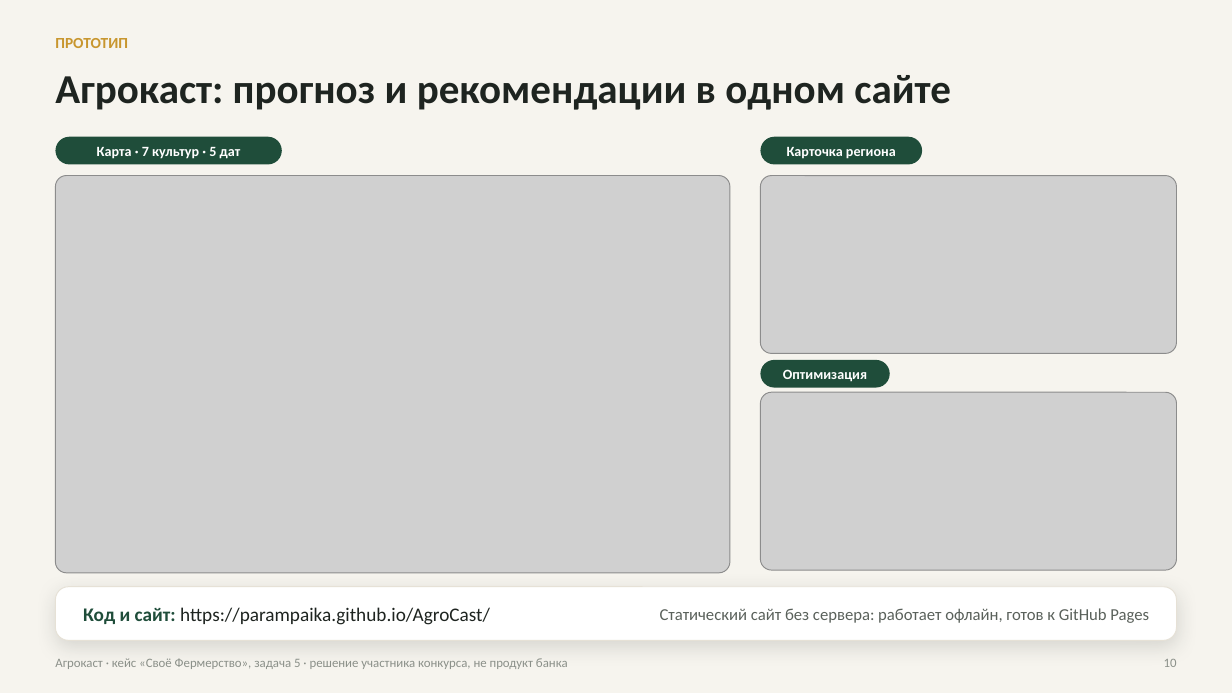
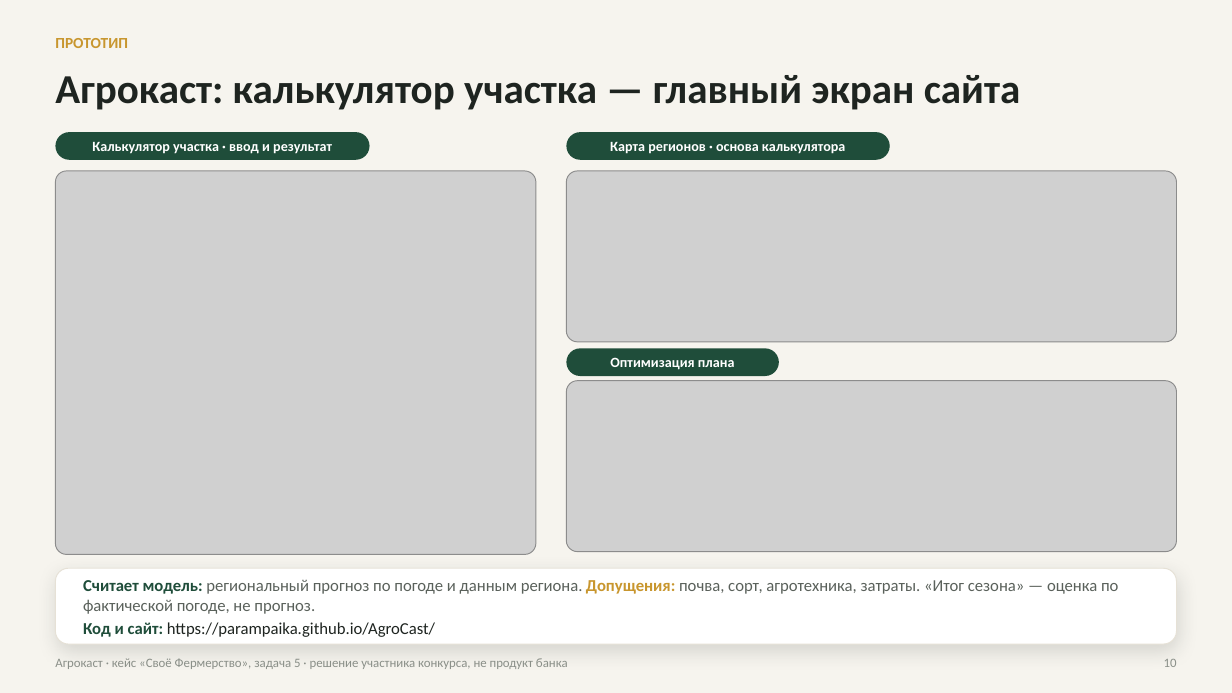
Before and after one commit to Parampaika/AgroCast, a slide deck: slide 10 of deck/out/agrokast_presentation.pptx. Drawn at 1232x693 pixels with LibreOffice and Linux fonts; fonts in the diff are those of the drawing; grey boxes stand for pictures. Boxes give left, top, right and bottom in pixels: in the first picture for what was removed or moved away, otherwise in the second. Text is boxed around its words. In the diff, an @@ line names an element or a change of style, - is before the commit and + after.

```diff
--- a/deck/out/agrokast_presentation.pptx
+++ b/deck/out/agrokast_presentation.pptx
@@ title at (55,75,1021,110): text changed @@
-Агрокаст: прогноз и рекомендации в одном сайте
+Агрокаст: калькулятор участка — главный экран сайта
@@ rounded rectangle "Калькулятор участка · ввод и ...": place and size @@
-rounded rectangle "Калькулятор участка · ввод и ..." at (55,137,282,165)
+rounded rectangle "Калькулятор участка · ввод и ..." at (55,132,370,160)
@@ text in rounded rectangle at (92,142,332,154): text changed @@
-Карта · 7 культур · 5 дат
+Калькулятор участка · ввод и результат
@@ rounded rectangle "Карта регионов · основа калькулятора": place and size @@
-rounded rectangle "Карта регионов · основа калькулятора" at (761,137,922,165)
+rounded rectangle "Карта регионов · основа калькулятора" at (567,132,890,160)
@@ text in rounded rectangle at (610,142,845,154): text changed @@
-Карточка региона
+Карта регионов · основа калькулятора
@@ picture: place and size @@
-picture at (55,176,730,573)
+picture at (55,171,536,555)
@@ picture: place and size @@
-picture at (761,176,1177,353)
+picture at (567,171,1177,342)
@@ rounded rectangle "Оптимизация плана": place and size @@
-rounded rectangle "Оптимизация плана" at (761,360,890,387)
+rounded rectangle "Оптимизация плана" at (567,348,779,376)
@@ text in rounded rectangle at (610,357,735,370): text changed @@
-Оптимизация
+Оптимизация плана
@@ picture: place and size @@
-picture at (761,393,1177,570)
+picture at (567,381,1177,552)
@@ rounded rectangle: place and size @@
-rounded rectangle at (55,587,1177,640)
+rounded rectangle at (55,568,1177,644)
@@ rounded rectangle at (55,568,1177,644): proportions changed @@
@@ text at (83,580,1118,614): paragraph added @@
+Считает модель: региональный прогноз по погоде и данным региона. Допущения: почва, сорт, агротехника, затраты. «Итог сезона» — оценка по фактической погоде, не прогноз.
@@ text "Считает модель: региональный прогноз по ...": place and size @@
-text "Считает модель: региональный прогноз по ..." at (83,607,490,625)
+text "Считает модель: региональный прогноз по ..." at (83,580,1118,637)
@@ text at (83,622,435,637): size 15 to 13 pt in "Код и сайт: https://parampaika.github.io/AgroCast/"; more space between paragraphs @@
@@ text removed at (660,608,1149,623) @@
-Статический сайт без сервера: работает офлайн, готов к GitHub Pages
```
Also in this commit, not shown: 5 other slides changed, 9 other files.
